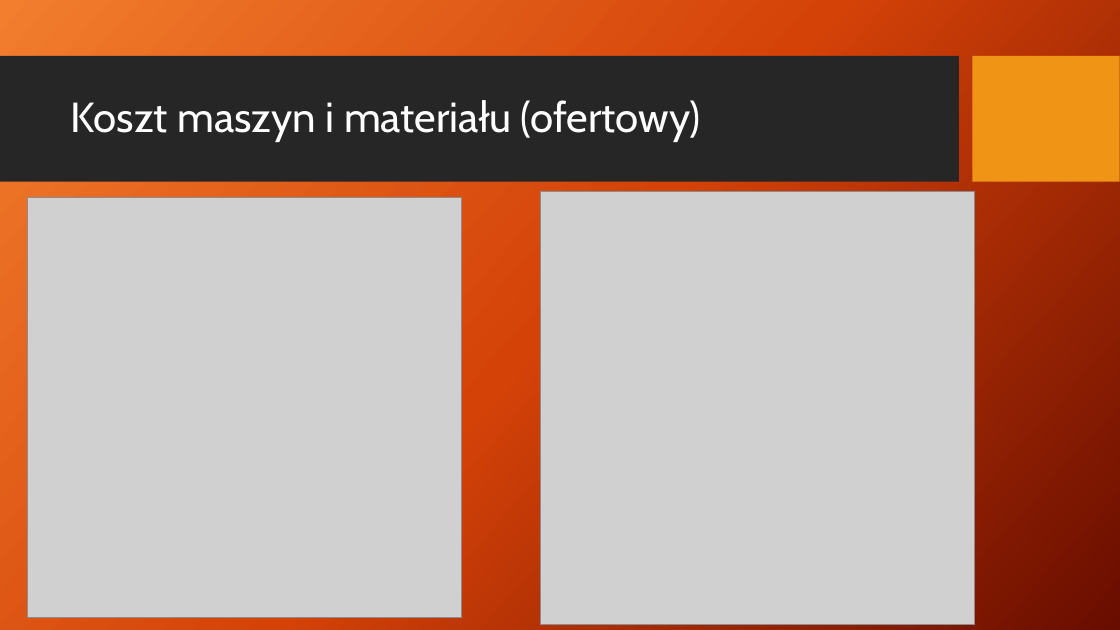
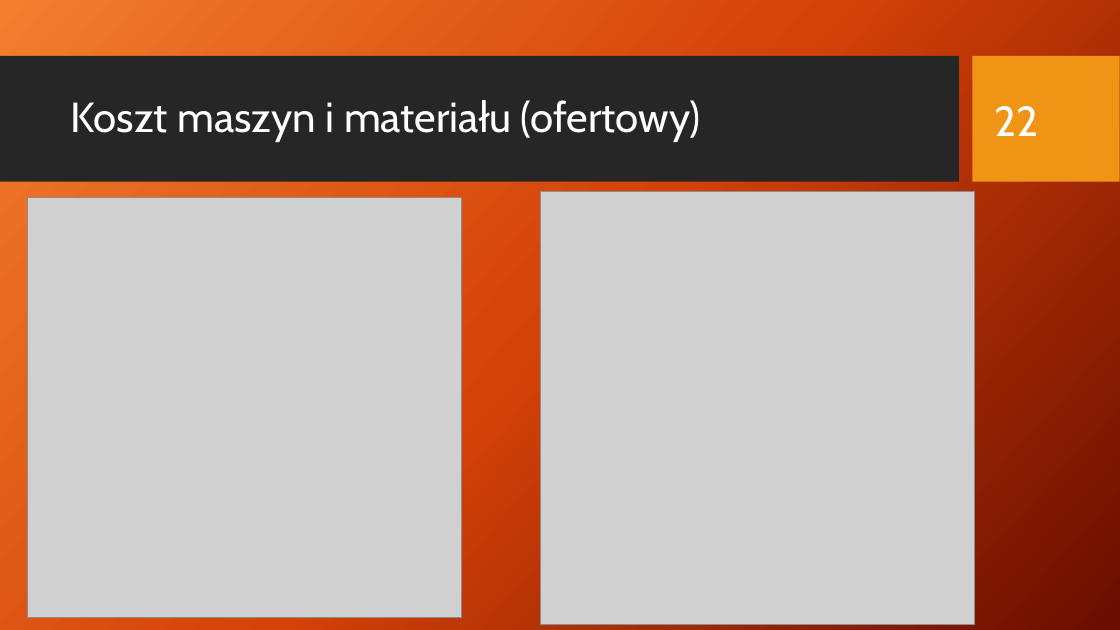
Before and after one commit to rudnickirobert/KWZP2021, a slide deck: slide 22 of Prezentacja_29.04.pptx. Drawn at 1120x630 pixels with LibreOffice and Linux fonts; fonts in the diff are those of the drawing; grey boxes stand for pictures; background and template pictures are left out. Boxes give left, top, right and bottom in pixels: in the first picture for what was removed or moved away, otherwise in the second. Text is boxed around its words. In the diff, an @@ line names an element or a change of style, - is before the commit and + after.

```diff
--- a/Prezentacja_29.04.pptx
+++ b/Prezentacja_29.04.pptx
@@ page number added at (994,106,1038,136), 36 pt, text #FFFFFF @@
+22
```
Also in this commit, not shown: 30 other slides changed.
